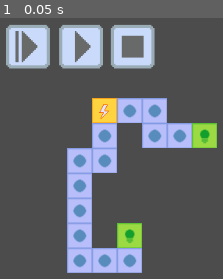
Above: before the commit, frame 1.
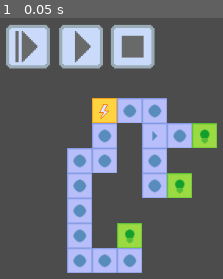
Above: after the commit, the same moment.

Repository: AdamsMcCall/TheCircuit
Game: Godot game, scene res://WorldTest.tscn
The game is run twice, just before and just after one commit, with the same random seed, the same clock (stepped at 60 frames per second) and the same inputs.
Inputs:
- Up to frame 1 (0.05 s): no input

The runs differ from the first frame. In frame 1, 3.4% of the frame differs, in the area x 63-87%, y 42-69%.

Commit message:
Added rotation for directional blocks

Diff:
--- a/entities/Block.gd
+++ b/entities/Block.gd
@@ -2,6 +2,7 @@
 
 var current_flowing = false
 var current_cooldown = 0
+var block_rotation = 0
 
 var block_type = BlockEnum.TYPE.empty
 
@@ -10,22 +11,25 @@
 
 # Called when the node enters the scene tree for the first time.
 func _ready():
-	match block_type:
-		BlockEnum.TYPE.generator:
-			sprite.texture = preload("res://assets/images/block_generator.png")
-			current_flowing = true
-		BlockEnum.TYPE.flow:
-			sprite.texture = preload("res://assets/images/block_flow.png")
-		BlockEnum.TYPE.flowLeft:
-			sprite.texture = preload("res://assets/images/block_flow_left.png")
-		BlockEnum.TYPE.flowUp:
-			sprite.texture = preload("res://assets/images/block_flow_up.png")
-		BlockEnum.TYPE.flowRight:
-			sprite.texture = preload("res://assets/images/block_flow_right.png")
-		BlockEnum.TYPE.flowDown:
-			sprite.texture = preload("res://assets/images/block_flow_down.png")
-		BlockEnum.TYPE.output:
-			sprite.texture = preload("res://assets/images/block_output.png")
+	_update_texture()
+
+func _process(delta):
+	if Input.is_action_just_pressed("left_click"):
+		var mouse_position = get_global_mouse_position()
+		if mouse_position.x > global_position.x - 16 * scale.x \
+		and mouse_position.x < global_position.x + 16 * scale.x \
+		and mouse_position.y > global_position.y - 16 * scale.y \
+		and mouse_position.y < global_position.y + 16 * scale.y:
+			if (block_type == BlockEnum.TYPE.flowDown
+			or block_type == BlockEnum.TYPE.flowUp
+			or block_type == BlockEnum.TYPE.flowLeft
+			or block_type == BlockEnum.TYPE.flowRight) \
+			and !get_parent().has_started:
+				block_rotation += 1
+				if block_rotation > 3:
+					block_rotation = 0
+				block_type = block_rotation + BlockEnum.TYPE.flowLeft
+				_update_texture()
 
 func _on_tick():
 	if current_flowing:
@@ -36,3 +40,25 @@
 		animplayer.play("off")
 		if current_cooldown > 0:
 			current_cooldown -= 1
+
+func _update_texture():
+	match block_type:
+		BlockEnum.TYPE.generator:
+			sprite.texture = preload("res://assets/images/block_generator.png")
+			current_flowing = true
+		BlockEnum.TYPE.flow:
+			sprite.texture = preload("res://assets/images/block_flow.png")
+		BlockEnum.TYPE.flowLeft:
+			sprite.texture = preload("res://assets/images/block_flow_left.png")
+			block_rotation = 0
+		BlockEnum.TYPE.flowUp:
+			sprite.texture = preload("res://assets/images/block_flow_up.png")
+			block_rotation = 1
+		BlockEnum.TYPE.flowRight:
+			sprite.texture = preload("res://assets/images/block_flow_right.png")
+			block_rotation = 2
+		BlockEnum.TYPE.flowDown:
+			sprite.texture = preload("res://assets/images/block_flow_down.png")
+			block_rotation = 3
+		BlockEnum.TYPE.output:
+			sprite.texture = preload("res://assets/images/block_output.png")
--- a/entities/Circuit.gd
+++ b/entities/Circuit.gd
@@ -15,6 +15,8 @@
 export var width = 16
 export var height = 9
 
+var has_started = false
+
 onready var timer = $Timer
 
 func _ready():
@@ -22,7 +24,10 @@
 	_add_block_at(BlockEnum.TYPE.generator, 1, 1)
 	_add_block_at(BlockEnum.TYPE.flow, 2, 1)
 	_add_block_at(BlockEnum.TYPE.flow, 3, 1)
-	_add_block_at(BlockEnum.TYPE.flow, 3, 2)
+	_add_block_at(BlockEnum.TYPE.flowRight, 3, 2)
+	_add_block_at(BlockEnum.TYPE.flow, 3, 3)
+	_add_block_at(BlockEnum.TYPE.flow, 3, 4)
+	_add_block_at(BlockEnum.TYPE.output, 4, 4)
 	_add_block_at(BlockEnum.TYPE.flow, 4, 2)
 	_add_block_at(BlockEnum.TYPE.output, 5, 2)
 	_add_block_at(BlockEnum.TYPE.flow, 1, 2)
@@ -39,7 +44,7 @@
 
 func _add_block_at(block_type, x, y):
 	if (x + y * width) > (width * height) or block_type == BlockEnum.TYPE.empty:
-		pass
+		return
 	var block = block_scene.instance()
 	block.position = Vector2(x * 32, y * 32)
 	block.block_type = block_type
--- a/entities/PlayButton.gd
+++ b/entities/PlayButton.gd
@@ -11,6 +11,7 @@
 		and mouse_position.y < global_position.y + 14 * scale.y:
 			var circuit = get_parent().get_node_or_null("Circuit")
 			if circuit != null:
+				circuit.has_started = true
 				var timer = circuit.get_node_or_null("Timer") as Timer
 				timer.start()
 				var pause_button = pause_button_scene.instance()
--- a/entities/StepButton.gd
+++ b/entities/StepButton.gd
@@ -11,6 +11,7 @@
 		and mouse_position.y < global_position.y + 14 * scale.y:
 			var circuit = get_parent().get_node_or_null("Circuit")
 			if circuit != null:
+				circuit.has_started = true
 				var timer = circuit.get_node_or_null("Timer") as Timer
 				if timer != null:
 					if !timer.is_stopped():
--- a/entities/StopButton.gd
+++ b/entities/StopButton.gd
@@ -11,6 +11,7 @@
 		and mouse_position.y < global_position.y + 14 * scale.y:
 			var circuit = get_parent().get_node_or_null("Circuit")
 			if circuit != null:
+				circuit.has_started = false
 				circuit.reset_map()
 				var pause_button = get_parent().get_node_or_null("PauseButton")
 				if pause_button != null:
